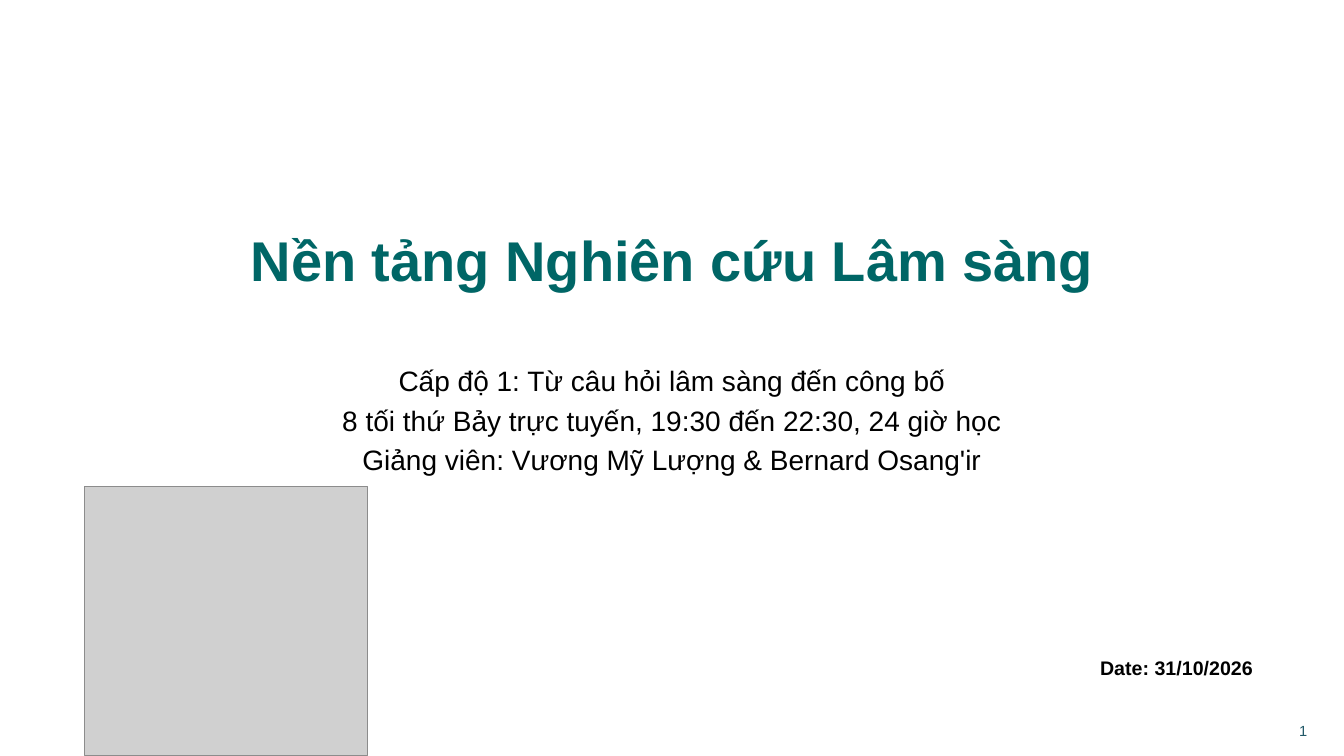
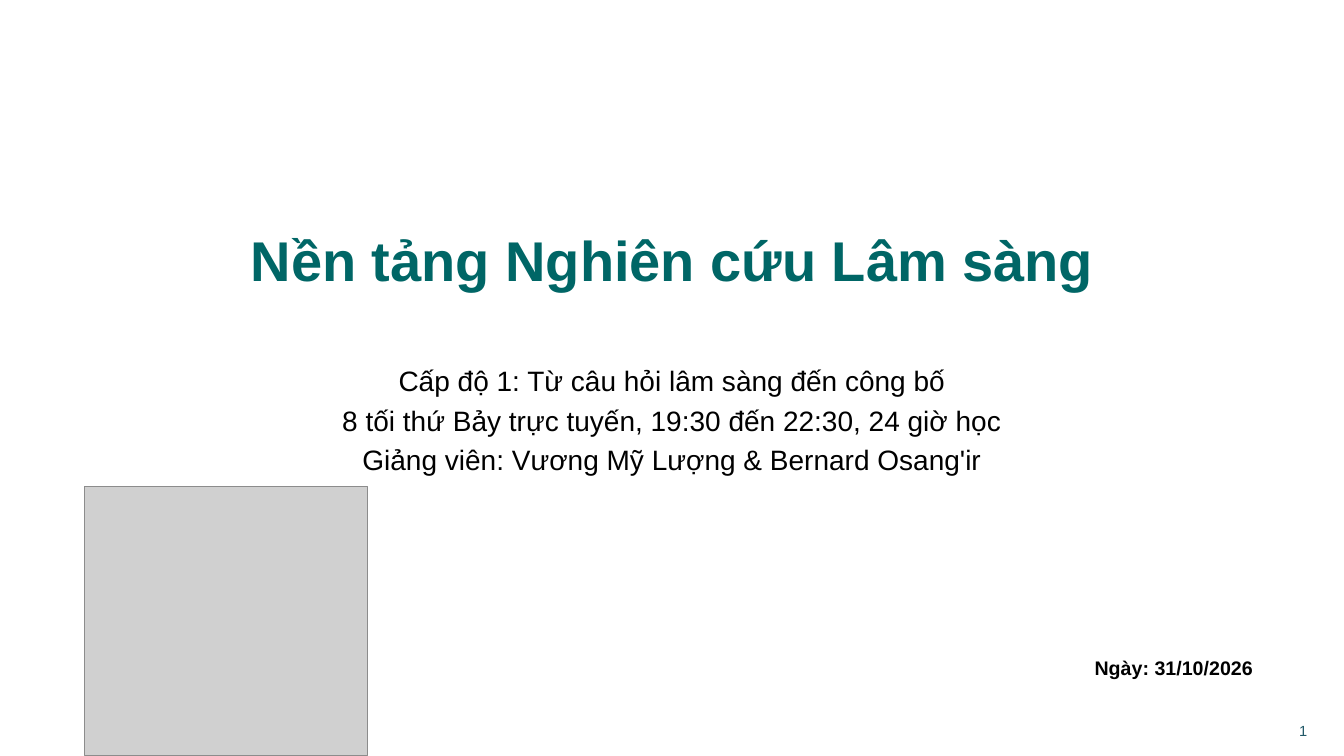
Before and after one commit to neu-data/FoundationsofClinicalResearch, a slide deck: slide 1 of vi/files/slides/Session_1_VN.pptx. Drawn at 1344x756 pixels with LibreOffice and Linux fonts; fonts in the diff are those of the drawing; grey boxes stand for pictures. Boxes give left, top, right and bottom in pixels: in the first picture for what was removed or moved away, otherwise in the second. Text is boxed around its words. In the diff, an @@ line names an element or a change of style, - is before the commit and + after.

Commit message:
Vietnamese title slide date label

```diff
--- a/vi/files/slides/Session_1_VN.pptx
+++ b/vi/files/slides/Session_1_VN.pptx
@@ text at [1095, 660, 1253, 679]: text changed @@
-Date: 31/10/2026
+Ngày: 31/10/2026
```
Also in this commit, not shown: 15 other files.
